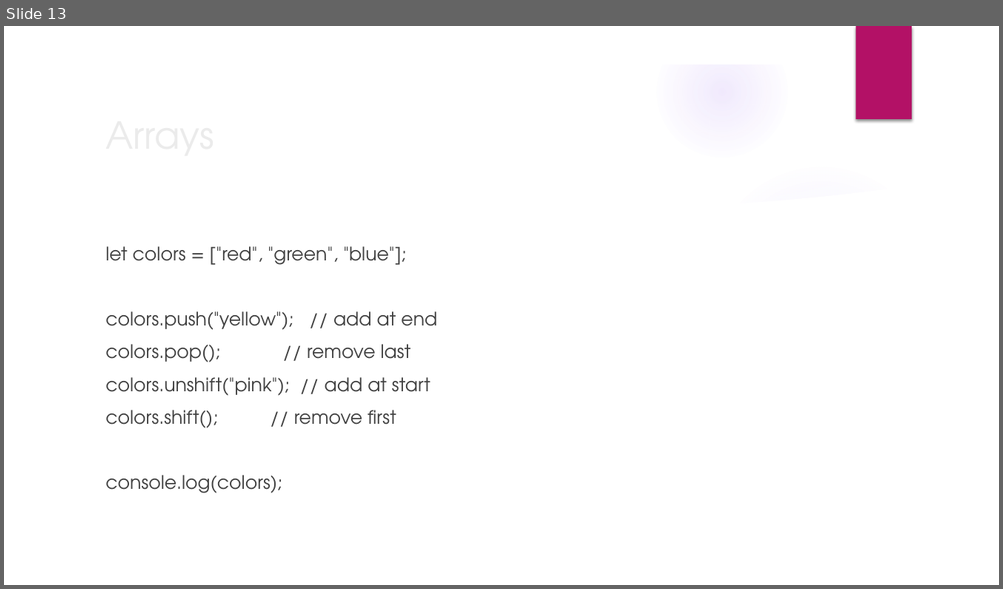
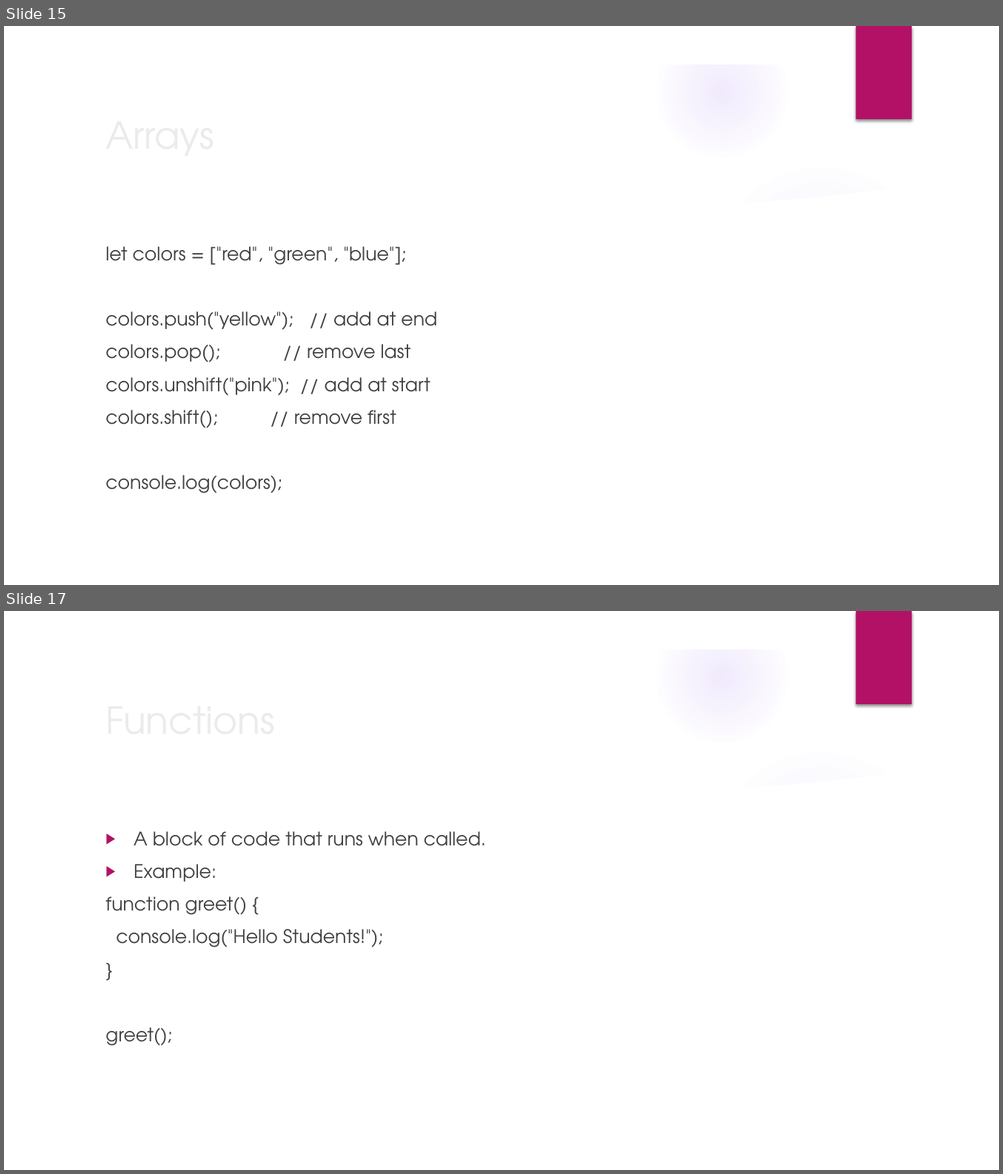
Before and after one commit to adarshrwl/Squarelabs_class, a slide deck: pdf/CSS GRID.pptx. Shown one above the other, each under a label of ours: slide 13 before the commit, slides 15 and 17 after it; the slides between them are not shown. The pictures are 1003x589 and 1003x1174 pixels, drawn with LibreOffice and Linux fonts; fonts in the diff are those of the drawing; background and template pictures are left out. Boxes give left, top, right and bottom in pixels: in the first picture for what was removed or moved away, otherwise in the second. Text is boxed around its words. In the diff, an @@ line names an element or a change of style, - is before the commit and + after.

```diff
--- a/pdf/CSS GRID.pptx
+++ b/pdf/CSS GRID.pptx
@@ slide 17 added at box(4, 611, 999, 1170), background picture (left out); not listed: 9 template elements that a slide beside it also shows @@
@@ title added at box(98, 690, 813, 748), 36 pt, text #EBEBEB @@
+Functions
@@ text added at box(105, 832, 486, 1046), 18 pt, text #404040 @@
+▶ A block of code that runs when called.
+▶ Example:
+function greet() {
+console.log("Hello Students!");
+}
+greet();
@@ what was slide 13 is now slide 15 @@
```
Also in this commit, not shown: 2 slides changed, 4 other slides added, 2 other files.
